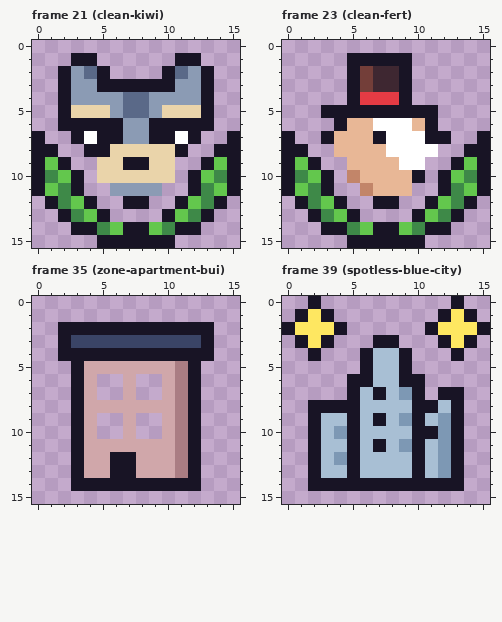
Edited in one commit: pixel-art file (art/ui/icon-achievement.aseprite). Above is the file before it was changed.
16x16 pixels, 52 frames. Shown: frame 21 (clean-kiwi), frame 23 (clean-fert), frame 35 (zone-apartment-bui), frame 39 (spotless-blue-city). The commit also changed other frames, which this record leaves out.
The result:
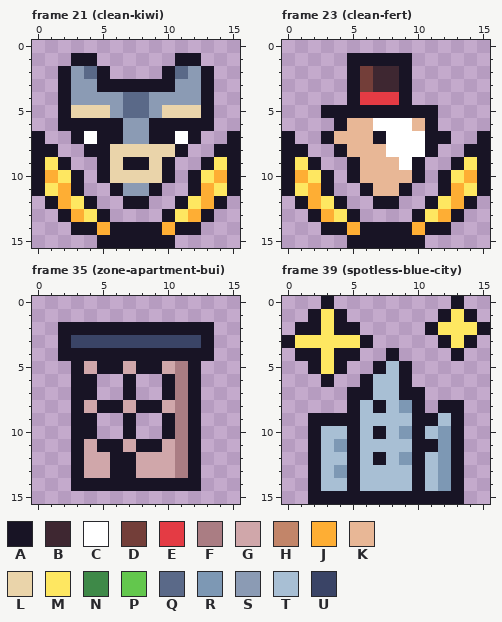
Palette (. is transparent): A #181425  B #3e2731  C #ffffff  D #733e39  E #e43b44  F #aa7d83  G #d0a7aa  H #c28569  J #feae34  K #e8b796  L #ead4aa  M #fee761  N #3e8948  P #63c74d  Q #5a6988  R #7d98b4  S #8b9bb4  T #a8bfd4  U #3a4466
Log entry: Build the revised achievement icons
Diff:
Frame 21 (clean-kiwi):
Colour L becomes colour A in rows 9 to 10 at x 5 and 10.
Colour P becomes colour A in row 14 at x 6 and 9.
Colour S becomes colour A in row 11 at x 6 and 9.
Colour N becomes colour J in row 10 at x 1 and 14; in rows 11 to 12 at x 2 and 13; in row 13 at x 3 and 12; in row 14 at x 5 and 10.
Colour P becomes colour M in row 9 at x 1 and 14; in row 10 at x 2 and 13; in row 11 at x 1 and 14; in row 12 at x 3 and 12; in row 13 at x 4 and 11.
Frame 23 (clean-fert):
Colour C becomes colour A in row 8 at x 11; in row 9 at x 10.
Colour H becomes colour A in row 10 at x 5; in row 11 at x 6.
Colour K becomes colour A in row 8 at x 4; in row 9 at x 5; in row 11 at x 9.
Colour P becomes colour A in row 14 at x 6 and 9.
Colour N becomes colour J in row 10 at x 1 and 14; in rows 11 to 12 at x 2 and 13; in row 13 at x 3 and 12; in row 14 at x 5 and 10.
Colour P becomes colour M in row 9 at x 1 and 14; in row 10 at x 2 and 13; in row 11 at x 1 and 14; in row 12 at x 3 and 12; in row 13 at x 4 and 11.
Frame 35 (zone-apartment-bui):
Colour G becomes colour A in row 5 at x 5 to 6 and 8 to 9; in rows 6 to 7 at x 4, 7 and 10; in row 8 at x 5 to 6 and 8 to 9; in rows 9 to 10 at x 4, 7 and 10; in row 11 at x 5 to 6 and 8 to 9.
Frame 39 (spotless-blue-city):
The author put colour A in row 0 at x 3; in row 1 at x 4; in row 2 at x 5; in row 3 at x 0 and 6; in row 4 at x 1 and 4 to 5; in row 5 at x 2 and 4.
The author put colour A in row 6 at x 3; in row 15 at x 2 to 13.
Colour M becomes colour A in row 1 at x 2; in row 2 at x 1 to 2.
Colour R becomes colour A in row 7 at x 9.
Colour T becomes colour A in row 4 at x 8; in row 5 at x 7; in row 7 at x 6; in row 8 at x 7 and 12; in row 9 at x 3 to 4 and 11; in row 10 at x 7.
Colour T becomes colour A in row 11 at x 11; in row 12 at x 7.
The author put colour M in row 3 at x 4 to 5; in rows 4 to 5 at x 3.
Colour A becomes colour M in row 1 at x 3; in row 3 at x 1 and 3.
Colour A becomes colour R in row 14 at x 12.
Colour T becomes colour R in row 8 at x 9; in row 10 at x 9; in row 11 at x 4; in row 12 at x 9; in row 13 at x 4.
Colour A becomes colour T in row 7 at x 7; in row 9 at x 7; in row 10 at x 11; in row 11 at x 7; in row 14 at x 3 to 4, 6 to 9 and 11.
Colour R becomes colour T in row 9 at x 9 and 12; in row 10 at x 4; in row 11 at x 9; in row 12 at x 4.
Colour A is gone in row 0 at x 2; in row 1 at x 1; in row 2 at x 0; in row 3 at x 7 to 8; in row 4 at x 6 and 9; in row 5 at x 6.
Colour A is gone in row 6 at x 5 and 10; in row 7 at x 12 to 13; in row 8 at x 2 to 4 and 11.
Colour T is gone in row 4 at x 7.
Where, in picture pixels (left, top, right, bottom), the same in both pictures:
changed: (45, 157, 227, 235)
changed: (295, 144, 477, 235)
changed: (84, 361, 175, 452)
changed: (282, 296, 464, 504)
